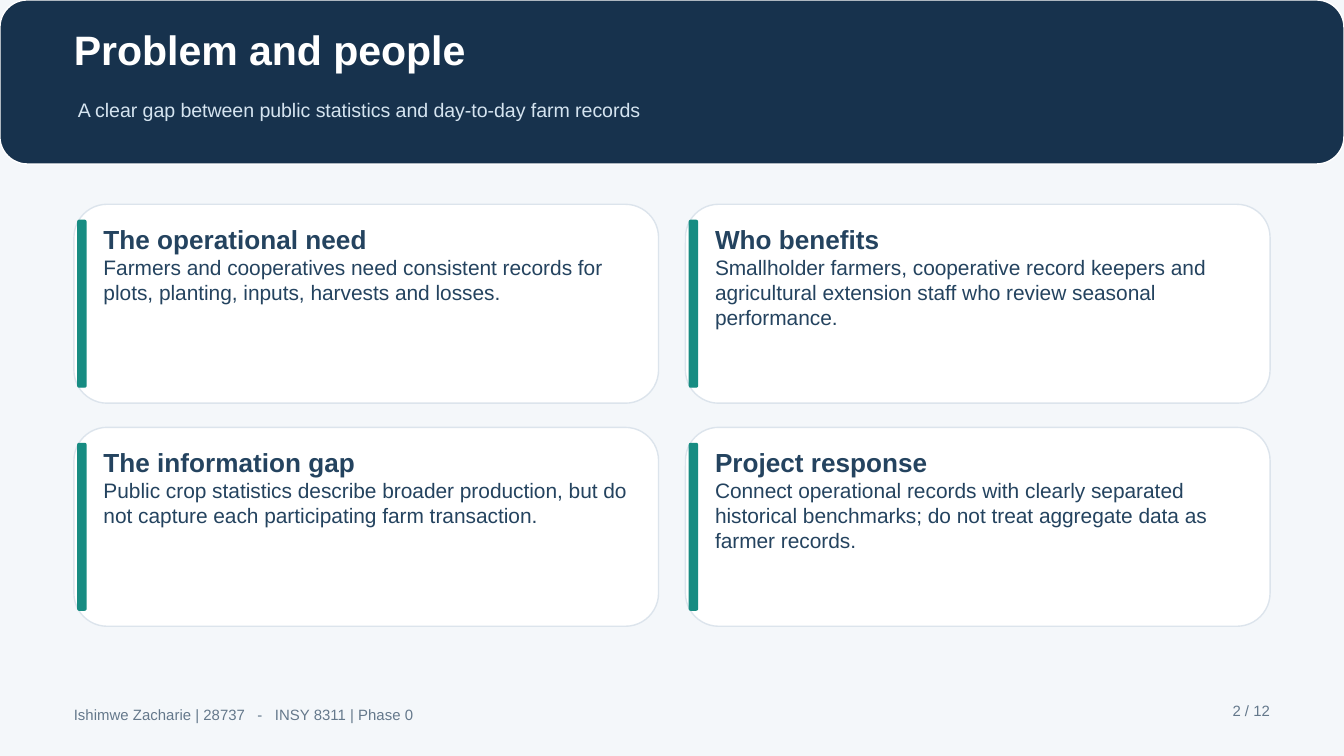
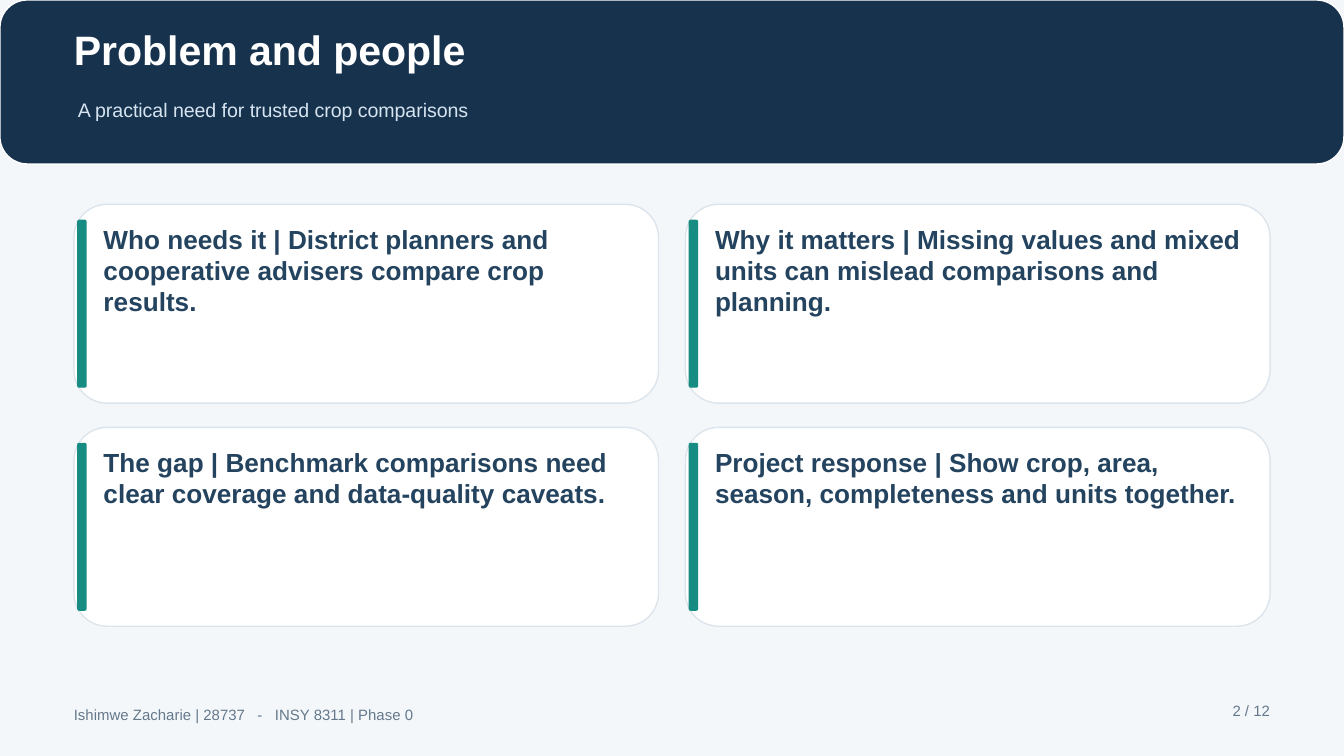
Before and after one commit to ishimwezacharie1-netizen/ishimwe_28737_agri_harvest, a slide deck: slide 2 of docs/presentation/Phase0_Presentation.pptx. Drawn at 1344x756 pixels with LibreOffice and Linux fonts; fonts in the diff are those of the drawing. Boxes give left, top, right and bottom in pixels: in the first picture for what was removed or moved away, otherwise in the second. Text is boxed around its words. In the diff, an @@ line names an element or a change of style, - is before the commit and + after.

```diff
--- a/docs/presentation/Phase0_Presentation.pptx
+++ b/docs/presentation/Phase0_Presentation.pptx
@@ text at <box>78,103,468,121</box>: text changed @@
-A clear gap between public statistics and day-to-day farm records
+A practical need for trusted crop comparisons
@@ text at <box>103,230,548,312</box>: text changed; size 11.2 to 14 pt; bold on @@
-The operational need
-Farmers and cooperatives need consistent records for plots, planting, inputs, harvests and losses.
+Who needs it | District planners and cooperative advisers compare crop results.
@@ text at <box>715,230,1240,317</box>: text changed; size 11.2 to 14 pt; bold on @@
-Who benefits
-Smallholder farmers, cooperative record keepers and agricultural extension staff who review seasonal performance.
+Why it matters | Missing values and mixed units can mislead comparisons and planning.
@@ text at <box>103,453,607,509</box>: text changed; size 11.2 to 14 pt; bold on @@
-The information gap
-Public crop statistics describe broader production, but do not capture each participating farm transaction.
+The gap | Benchmark comparisons need clear coverage and data-quality caveats.
@@ text at <box>715,453,1235,509</box>: text changed; size 11.2 to 14 pt; bold on @@
-Project response
-Connect operational records with clearly separated historical benchmarks; do not treat aggregate data as farmer records.
+Project response | Show crop, area, season, completeness and units together.
```
Also in this commit, not shown: 10 other slides changed, 6 other files.
